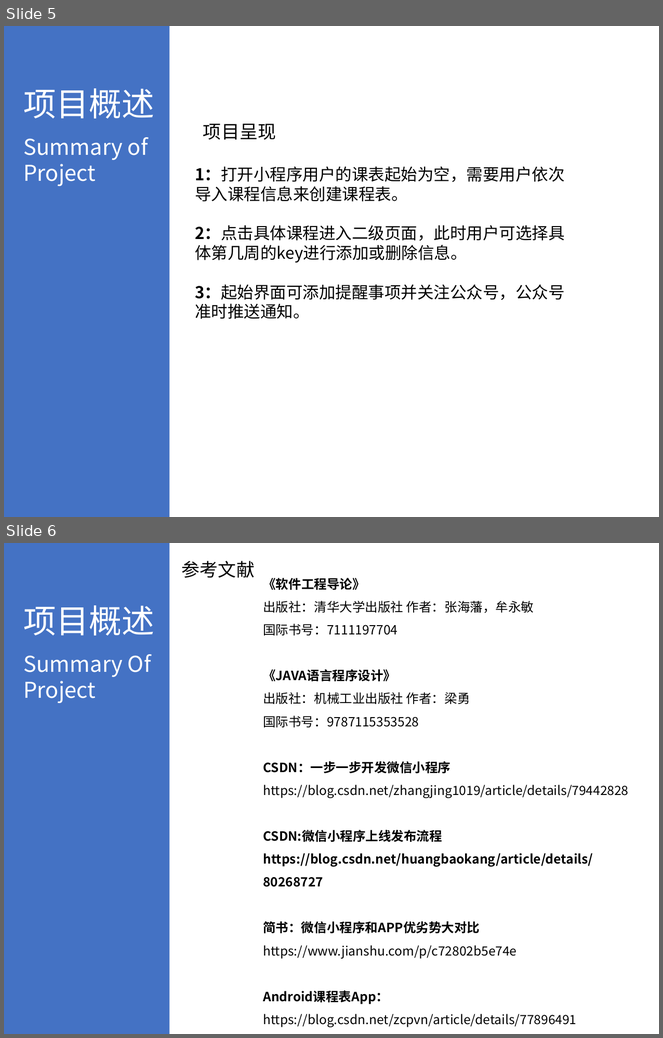
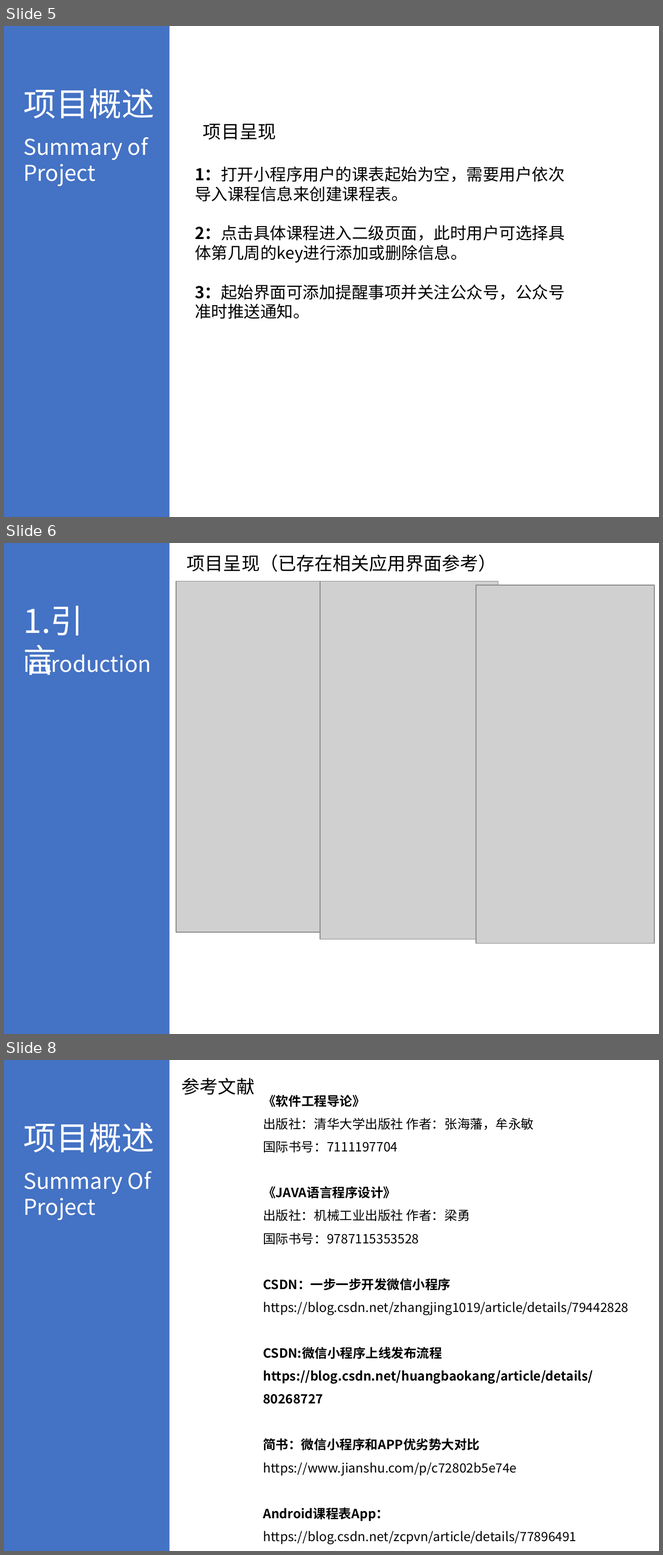
Before and after one commit to Syclifer/SE2019--G25, a slide deck: SE2019春-G25-需求分析.pptx. Shown one above the other, each under a label of ours: slides 5 and 6 before the commit, slides 5, 6 and 8 after it; the slides between them are not shown. The pictures are 663x1038 and 663x1555 pixels, drawn with LibreOffice and Linux fonts; fonts in the diff are those of the drawing; grey boxes stand for pictures. Boxes give left, top, right and bottom in pixels: in the first picture for what was removed or moved away, otherwise in the second. Text is boxed around its words. In the diff, an @@ line names an element or a change of style, - is before the commit and + after.

```diff
--- a/SE2019春-G25-需求分析.pptx
+++ b/SE2019春-G25-需求分析.pptx
@@ slide 6 added at (x1=4, y1=543, x2=659, y2=1034), background #FFFFFF @@
@@ rectangle added at (x1=4, y1=543, x2=170, y2=1034), fill #4472C4 @@
@@ text added at (x1=187, y1=554, x2=497, y2=572), 20 pt, text #000000 @@
+项目呈现（已存在相关应用界面参考）
@@ picture added at (x1=176, y1=581, x2=399, y2=933) @@
@@ picture added at (x1=320, y1=581, x2=498, y2=939) @@
@@ picture added at (x1=476, y1=585, x2=655, y2=943) @@
@@ text added at (x1=23, y1=605, x2=83, y2=675), 36 pt, text #FFFFFF @@
+1.引言
@@ text added at (x1=23, y1=650, x2=151, y2=675), 24 pt, text #FFFFFF @@
+Introduction
@@ what was slide 6 is now slide 8 @@
```
Also in this commit, not shown: 1 slide changed, 1 other slide added, 7 other files.
